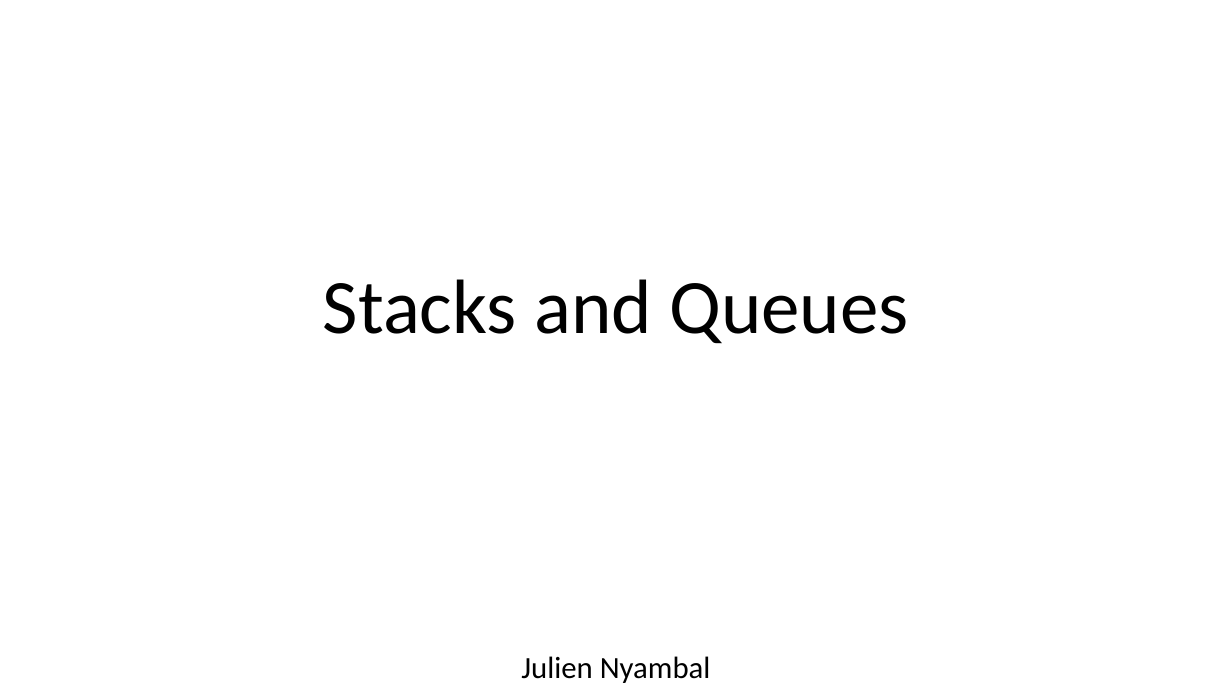
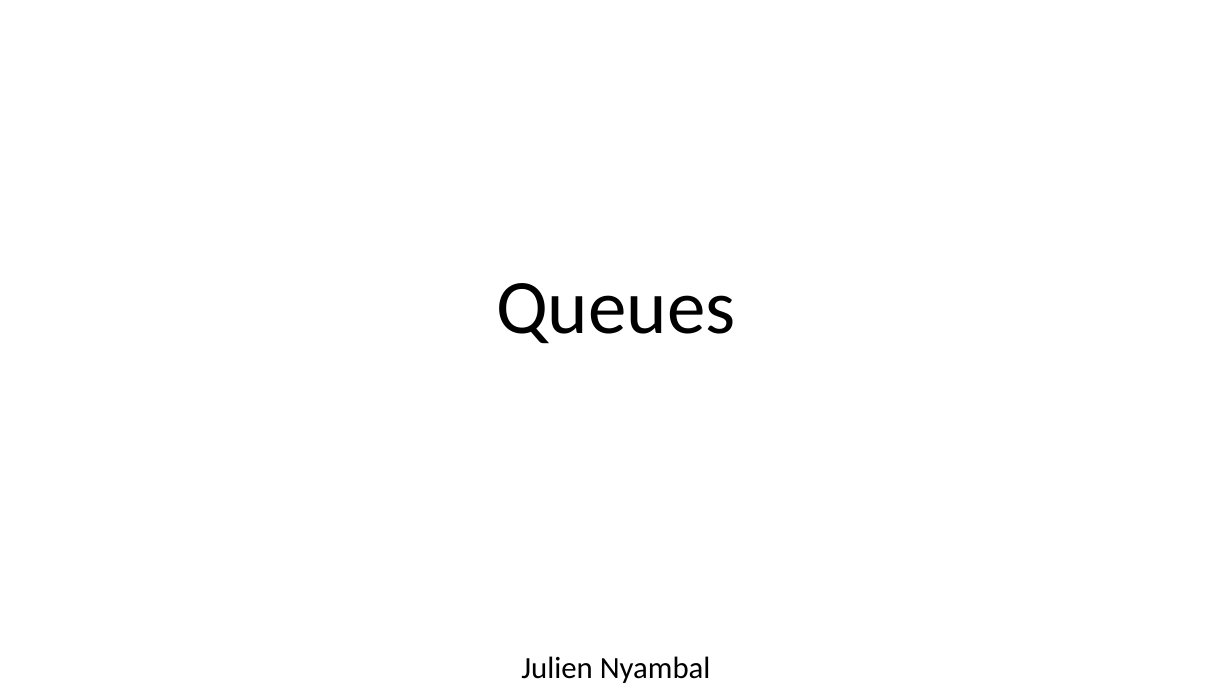
Before and after one commit to juliennyambal/COMS-1021-A-2019, a slide deck: slide 1 of Stacks and Queues/Queues.pptx. Drawn at 1232x693 pixels with LibreOffice and Linux fonts; fonts in the diff are those of the drawing. Boxes give left, top, right and bottom in pixels: in the first picture for what was removed or moved away, otherwise in the second. Text is boxed around its words. In the diff, an @@ line names an element or a change of style, - is before the commit and + after.

```diff
--- a/Stacks and Queues/Queues.pptx
+++ b/Stacks and Queues/Queues.pptx
@@ title at bbox=[496, 283, 735, 344]: text changed @@
-Stacks and Queues
+Queues
```
Also in this commit, not shown: 19 other files.
